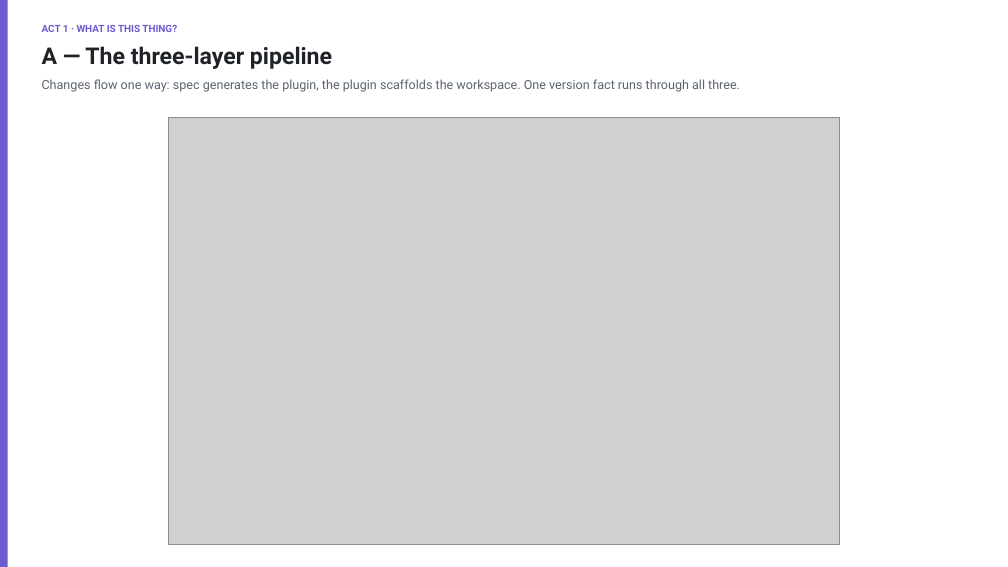
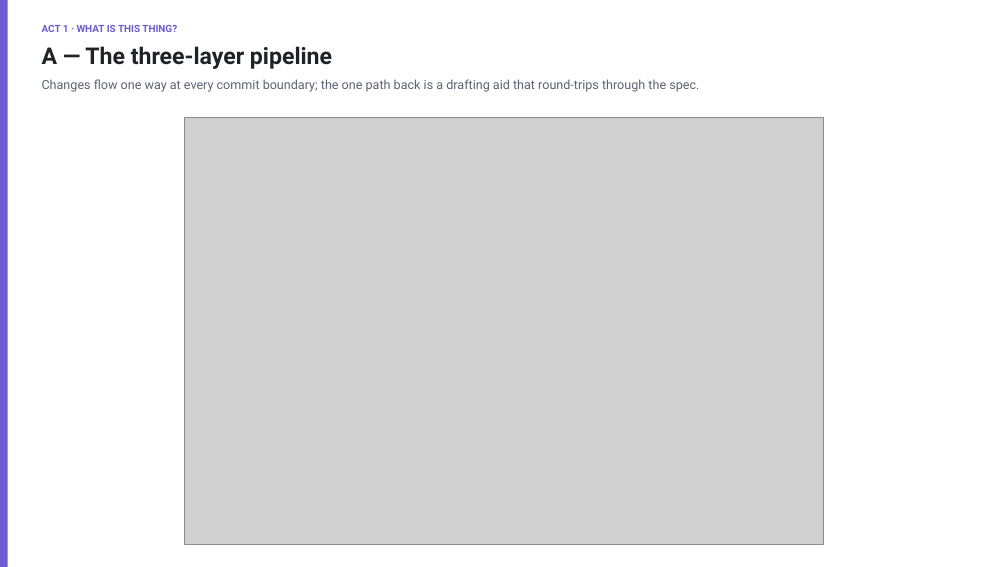
Before and after one commit to neoclarity-martin/PrivateAOS, a slide deck: slide 2 of diagrams/openaos-overview-for-collaborators.pptx. Drawn at 1008x567 pixels with LibreOffice and Linux fonts; fonts in the diff are those of the drawing; grey boxes stand for pictures. Boxes give left, top, right and bottom in pixels: in the first picture for what was removed or moved away, otherwise in the second. Text is boxed around its words. In the diff, an @@ line names an element or a change of style, - is before the commit and + after.

Commit message:
(docs): diagrams — update architecture diagrams and add round-trip diagram

```diff
--- a/diagrams/openaos-overview-for-collaborators.pptx
+++ b/diagrams/openaos-overview-for-collaborators.pptx
@@ text at (42, 79, 699, 92): text changed @@
-Changes flow one way: spec generates the plugin, the plugin scaffolds the workspace. One version fact runs through all three.
+Changes flow one way at every commit boundary; the one path back is a drafting aid that round-trips through the spec.
@@ picture: place and size @@
-picture at (168, 117, 839, 544)
+picture at (185, 117, 824, 544)
```
Also in this commit, not shown: 3 other slides changed, 1 slide added, 6 other files.
